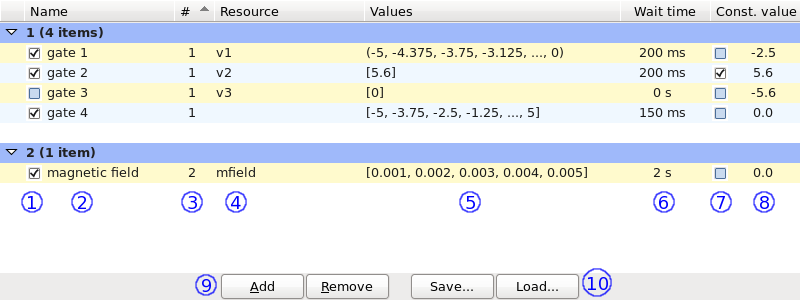
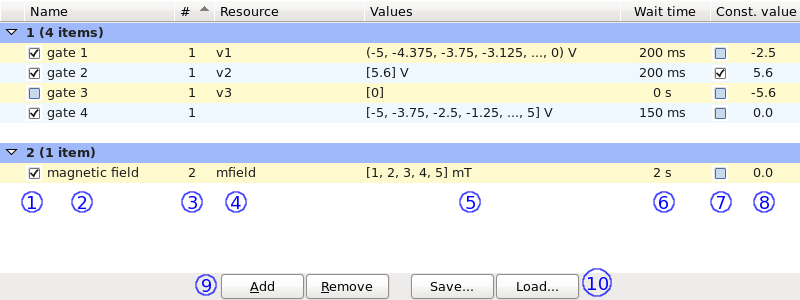
Layer changes from the first 800 × 300 image to the second:
painted on "Background" over <box>371,48,587,178</box>
